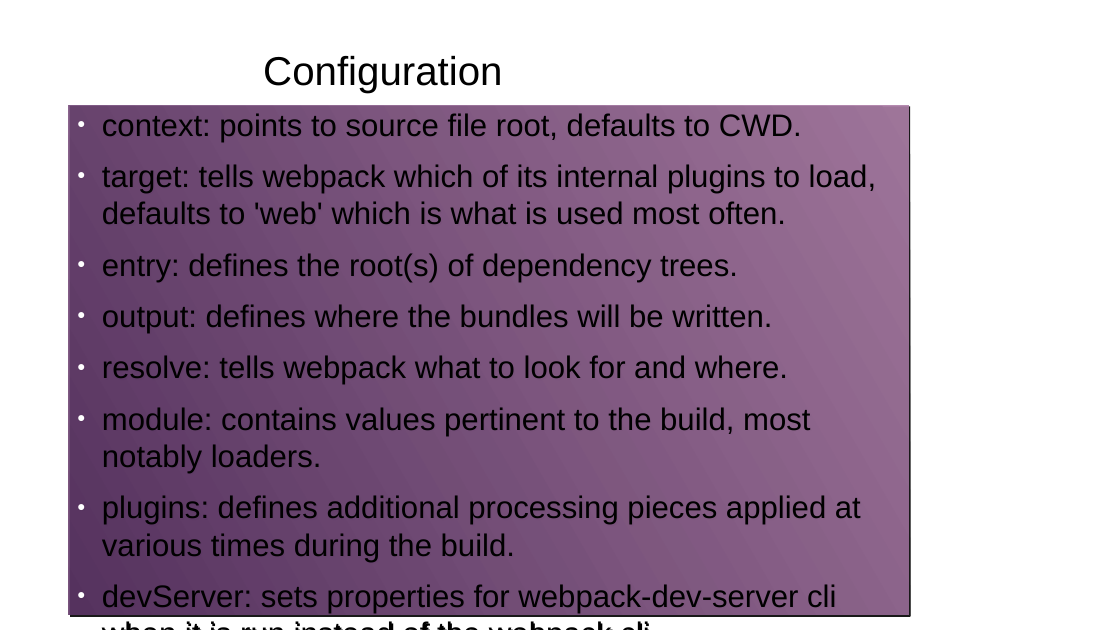
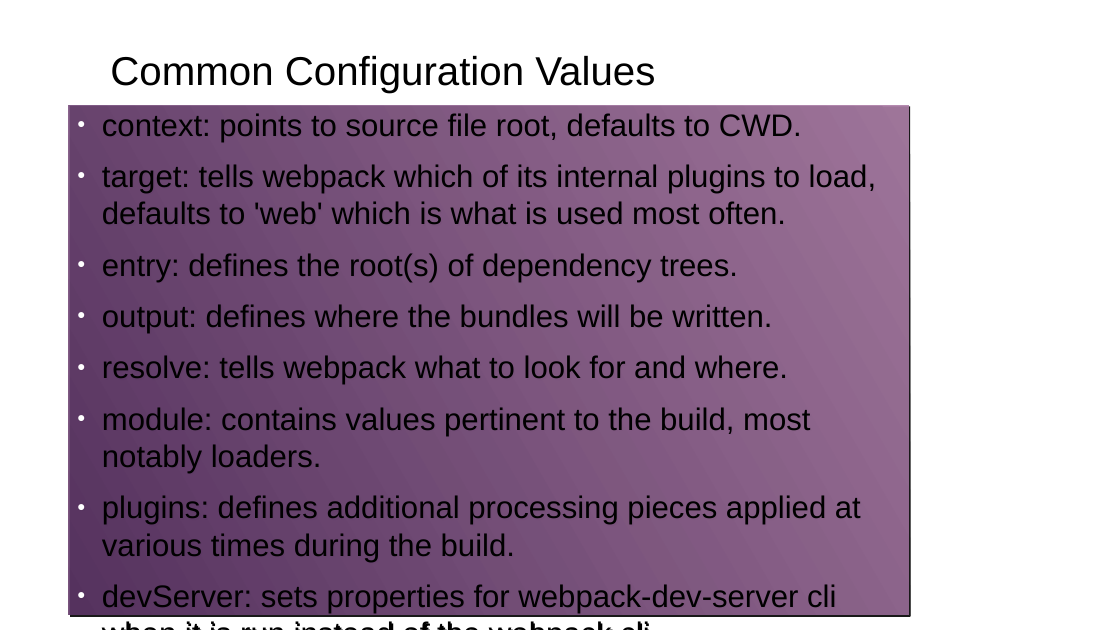
Before and after one commit to gharley/webpack-presi, a slide deck: slide 5 of webpack.odp. Drawn at 1120x630 pixels with LibreOffice and Linux fonts; fonts in the diff are those of the drawing; background and template pictures are left out. Boxes give left, top, right and bottom in pixels: in the first picture for what was removed or moved away, otherwise in the second. Text is boxed around its words. In the diff, an @@ line names an element or a change of style, - is before the commit and + after.

```diff
--- a/webpack.odp
+++ b/webpack.odp
@@ title at box(110, 55, 655, 93): text changed @@
-Configuration
+Common Configuration Values
```
Also in this commit, not shown: 6 other slides changed, 1 other file.
